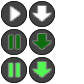
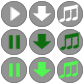
Layer changes from the first 84px x 84px image to the second:
"bg 副本 5": opacity 88% → 50% over [left=1, top=29, right=27, bottom=55]
"bg 副本 4": opacity 88% → 50% over [left=1, top=57, right=27, bottom=83]
"bg 副本": opacity 88% → 50% over [left=1, top=1, right=27, bottom=27]
"bg 副本 3": opacity 88% → 50% over [left=29, top=57, right=55, bottom=83]
"bg 副本 2": opacity 88% → 50% over [left=29, top=29, right=55, bottom=55]
"bg" (1st of 2, in "Down"): opacity 88% → 50% over [left=29, top=1, right=55, bottom=27]
added group "Menu Hover" with 2 layers above "Menu Pressed" over [left=57, top=57, right=83, bottom=83]
added layer "图层 5 副本 2" in group "Menu Hover" over [left=59, top=60, right=79, bottom=79]
added layer "bg 副本 8" (50%) in group "Menu Hover" over [left=57, top=57, right=83, bottom=83]
added group "Menu Pressed" with 2 layers above "Menu" over [left=57, top=29, right=83, bottom=55]
added layer "menu" (1st of 2, in "Menu Pressed") in group "Menu Pressed" over [left=60, top=32, right=80, bottom=51]
added layer "bg 副本 7" (50%) in group "Menu Pressed" over [left=57, top=29, right=83, bottom=55]
added group "Menu" with 2 layers above "图层 2" over [left=57, top=1, right=83, bottom=27]
added layer "menu" (2nd of 2, in "Menu") in group "Menu" over [left=59, top=4, right=79, bottom=23]
added layer "bg 副本 6" (50%) in group "Menu" over [left=57, top=1, right=83, bottom=27]
